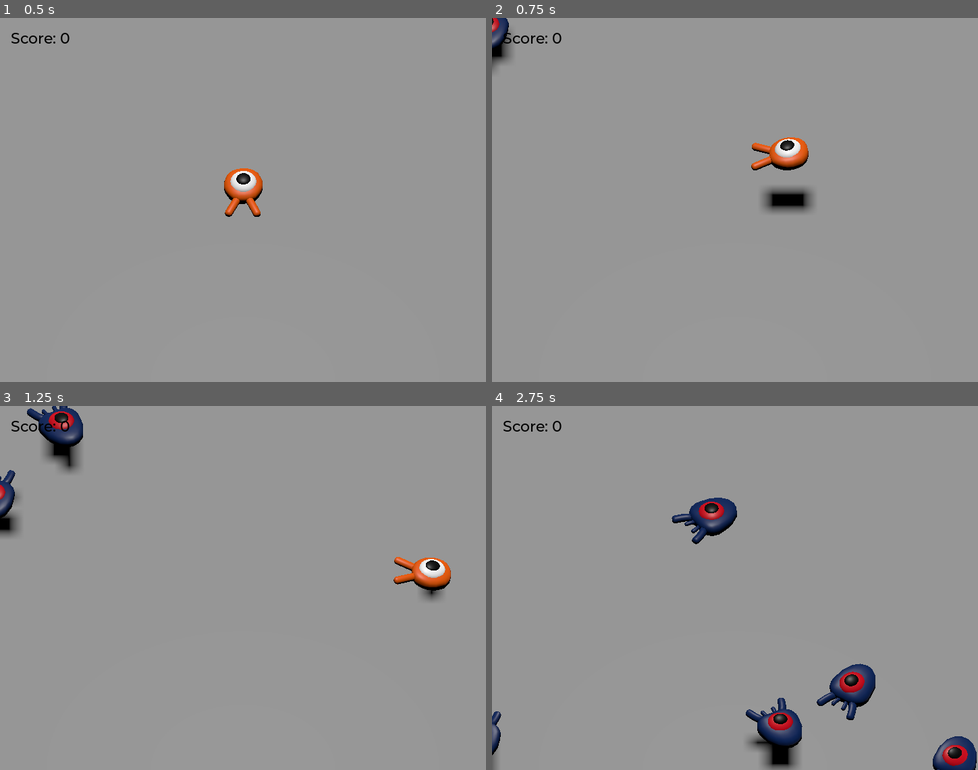
Above: before the commit, frames 1-4 (two rows, left to right).
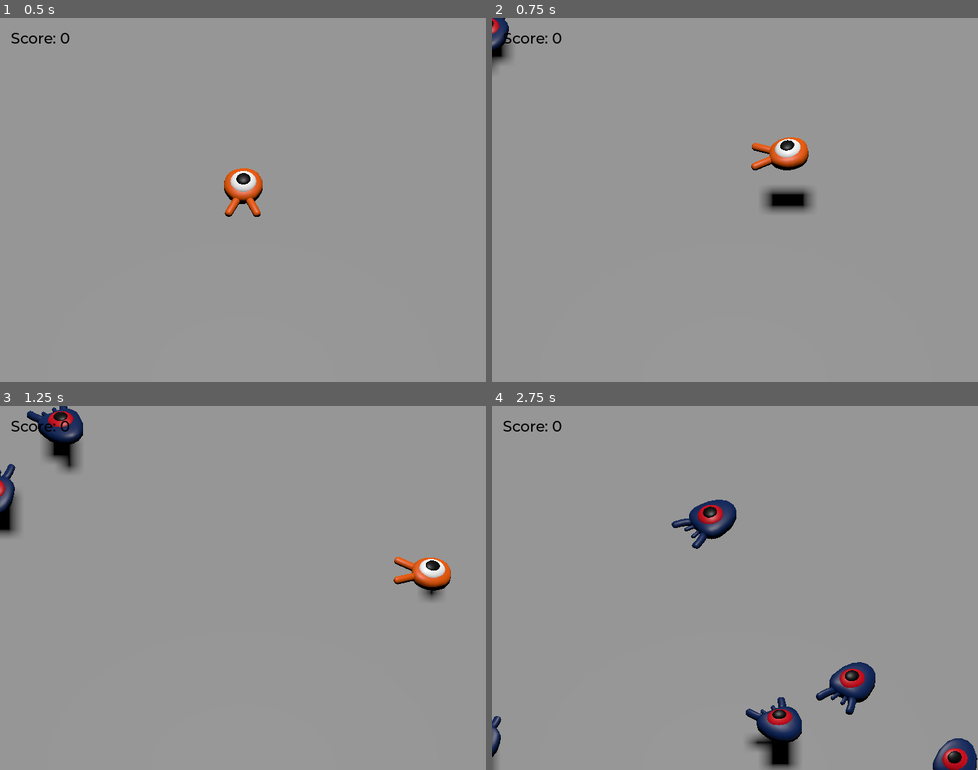
Above: after the commit, the same moments.

Repository: iidadaiti/squash-the-creeps
Game: Godot game, scene res://scenes/main.tscn
Two runs of this game, one before a commit and one after it. Both use one fixed random seed, a clock stepped at 60 frames per second and the inputs below.
Inputs:
- Up to frame 1 (0.5 s): no input
- Up to frame 2 (0.75 s): tap Enter (ui_accept) at 0.5 s; hold Right (move_right) from 0.53 s (still down)
- Up to frame 3 (1.25 s): keep holding Right (move_right); tap Space (jump) at 0.77 s
- Up to frame 4 (2.75 s): release Right (move_right) at 1.28 s; hold Down (move_back) 1.28-2.03 s; tap Space (jump) at 1.52 s; hold Right (move_right) from 2.03 s (still down)

Frame 1 is identical in both runs. In frame 2, 0.1% of the frame differs, in the area x 0-4%, y 0-9%; in frame 3, 0.6%; in frame 4, 2.6%, in the area x 0-100%, y 25-100%.

Commit message:
add mob animation

Diff:
--- a/components/mob/mob.gd
+++ b/components/mob/mob.gd
@@ -32,6 +32,9 @@
 	# in order to move in the direction the mob is looking.
 	velocity = velocity.rotated(Vector3.UP, rotation.y)
 
+	# Animation speed
+	$AnimationPlayer.speed_scale = random_speed / min_speed
+
 
 func _on_visible_on_screen_notifier_3d_screen_exited() -> void:
 	queue_free()
--- a/components/mob/mob.tscn
+++ b/components/mob/mob.tscn
@@ -1,10 +1,44 @@
-[gd_scene load_steps=4 format=3 uid="uid://dhxbatwql6m6n"]
+[gd_scene load_steps=6 format=3 uid="uid://dhxbatwql6m6n"]
 
 [ext_resource type="Script" path="res://components/mob/mob.gd" id="1_ff50u"]
 [ext_resource type="PackedScene" uid="uid://cusgqf8ku3vo0" path="res://art/mob.glb" id="1_wbm37"]
 
 [sub_resource type="BoxShape3D" id="BoxShape3D_mjsoo"]
 size = Vector3(1.8, 1, 2)
+
+[sub_resource type="Animation" id="Animation_646vj"]
+resource_name = "float"
+length = 1.2
+loop_mode = 1
+tracks/0/type = "value"
+tracks/0/imported = false
+tracks/0/enabled = true
+tracks/0/path = NodePath("Pivot/Character:position")
+tracks/0/interp = 1
+tracks/0/loop_wrap = true
+tracks/0/keys = {
+"times": PackedFloat32Array(0.3, 0.7, 1.2),
+"transitions": PackedFloat32Array(0.42, 2.07, 1),
+"update": 0,
+"values": [Vector3(0, 0, 0), Vector3(0, 0.65, 0), Vector3(0, 0.35, 0)]
+}
+tracks/1/type = "value"
+tracks/1/imported = false
+tracks/1/enabled = true
+tracks/1/path = NodePath("Pivot/Character:rotation")
+tracks/1/interp = 1
+tracks/1/loop_wrap = true
+tracks/1/keys = {
+"times": PackedFloat32Array(0.1, 0.5, 1.2),
+"transitions": PackedFloat32Array(0.42, 0.44, 1),
+"update": 0,
+"values": [Vector3(0, 0, 0), Vector3(0.139626, 0, 0), Vector3(-0.15708, 0, 0)]
+}
+
+[sub_resource type="AnimationLibrary" id="AnimationLibrary_vbtvs"]
+_data = {
+"float": SubResource("Animation_646vj")
+}
 
 [node name="Mob" type="CharacterBody3D" groups=["mobs"]]
 collision_layer = 2
@@ -17,9 +51,15 @@
 [node name="Pivot" type="Node3D" parent="."]
 
 [node name="Character" parent="Pivot" instance=ExtResource("1_wbm37")]
-transform = Transform3D(1, 0, 0, 0, 1, 0, 0, 0, 1, 0, 0.275, 0)
+transform = Transform3D(1, 0, 0, 0, 0.994982, -0.100058, 0, 0.100058, 0.994982, 0, 0.0409712, 0)
 
 [node name="VisibleOnScreenNotifier3D" type="VisibleOnScreenNotifier3D" parent="."]
 aabb = AABB(-1.15147, -1, -1.86097, 2.30293, 2, 3.72194)
 
+[node name="AnimationPlayer" type="AnimationPlayer" parent="."]
+libraries = {
+"": SubResource("AnimationLibrary_vbtvs")
+}
+autoplay = "float"
+
 [connection signal="screen_exited" from="VisibleOnScreenNotifier3D" to="." method="_on_visible_on_screen_notifier_3d_screen_exited"]
